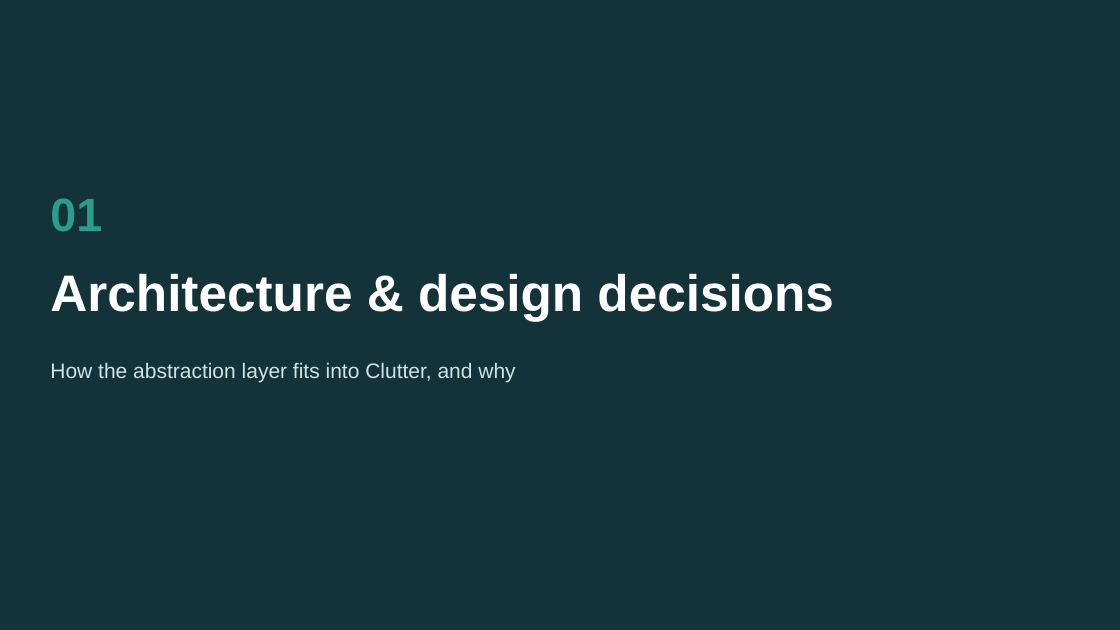
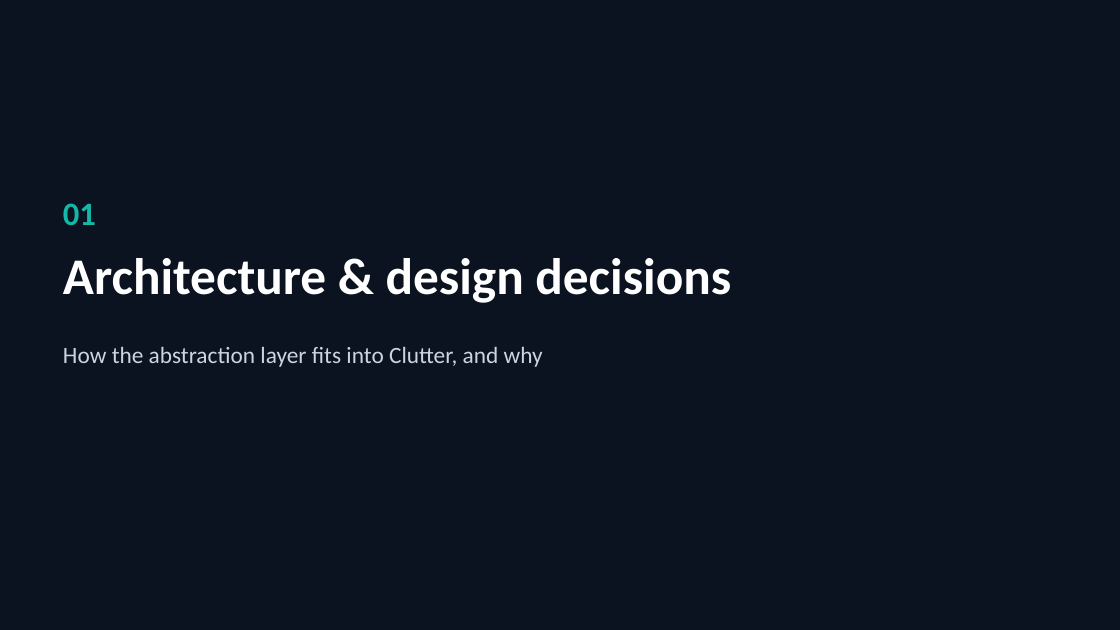
Before and after one commit to Alberta2514640/clutter, a slide deck: slide 4 of deliverables/Re-Clutter_Fall_Design_Review_Software.pptx. Drawn at 1120x630 pixels with LibreOffice and Linux fonts; fonts in the diff are those of the drawing; background and template pictures are left out. Boxes give left, top, right and bottom in pixels: in the first picture for what was removed or moved away, otherwise in the second. Text is boxed around its words. In the diff, an @@ line names an element or a change of style, - is before the commit and + after.

```diff
--- a/deliverables/Re-Clutter_Fall_Design_Review_Software.pptx
+++ b/deliverables/Re-Clutter_Fall_Design_Review_Software.pptx
@@ background #14323A to #0B1220 @@
@@ text "01": place and size @@
-text "01" at [50,198,102,232]
+text "01" at [63,203,96,225]
@@ text "01" at [63,203,96,225]: size 40 to 28 pt, font Arial to Calibri, text colour #2A9D8F to #14B8A6; more space between paragraphs @@
@@ title "Architecture & design decisions": place and size @@
-title "Architecture & design decisions" at [50,273,834,321]
+title "Architecture & design decisions" at [63,258,731,303]
@@ title "Architecture & design decisions" at [63,258,731,303]: font Arial to Calibri @@
@@ text "How the abstraction layer fits ...": place and size @@
-text "How the abstraction layer fits ..." at [50,362,515,382]
+text "How the abstraction layer fits ..." at [63,347,543,367]
@@ text "How the abstraction layer fits ..." at [63,347,543,367]: size 18 to 20 pt, font Arial to Calibri, text colour #CFE3E0 to #CBD5E1; more space between paragraphs @@
```
Also in this commit, not shown: 6 other slides changed, 15 slides added, 13 slides removed, 16 other files.
